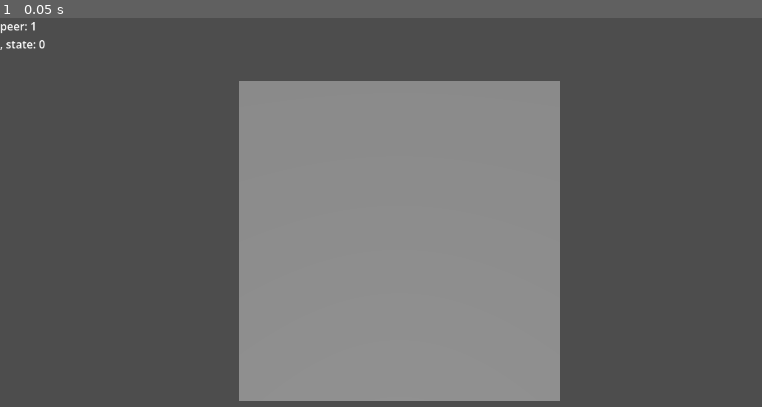
Above: before the commit, frame 1.
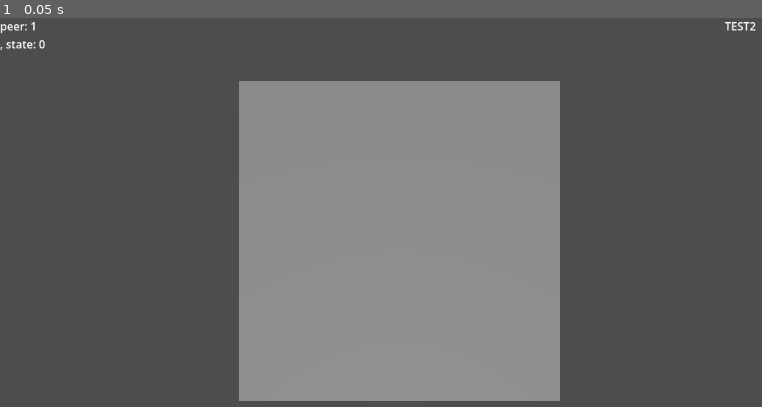
Above: after the commit, the same moment.

Repository: Luke-Joe/tank
Game: Godot game, scene res://scenes/main.tscn
The game is run twice, just before and just after one commit, with the same random seed, the same clock (stepped at 60 frames per second) and the same inputs.
Inputs:
- Up to frame 1 (0.05 s): no input

The runs differ from the first frame. In frame 1, less than 0.1% of the frame differs, in the area x 95-100%, y 1-4%.

Commit message:
score label

Diff:
--- a/scenes/main.tscn
+++ b/scenes/main.tscn
@@ -27,14 +27,23 @@
 [node name="GameManager" type="Node" parent="." unique_id=1607080417]
 script = ExtResource("1_sugp2")
 tank_scene = ExtResource("1_o5qli")
-debug_mode = true
 
 [node name="CanvasLayer" type="CanvasLayer" parent="." unique_id=1178408586]
 
 [node name="DebugLabel" type="Label" parent="CanvasLayer" unique_id=1919344054]
-offset_right = 729.0
-offset_bottom = 550.0
+offset_right = 112.0
+offset_bottom = 68.0
 text = "test"
+
+[node name="ScoreLabel" type="Label" parent="CanvasLayer" unique_id=2044011922]
+anchors_preset = 1
+anchor_left = 1.0
+anchor_right = 1.0
+offset_left = -107.0
+offset_bottom = 35.0
+grow_horizontal = 0
+text = "TEST2"
+metadata/_edit_use_anchors_ = true
 
 [node name="Arena" parent="." unique_id=1584895406 instance=ExtResource("2_jyhfs")]
 
--- a/scripts/gameManager.gd
+++ b/scripts/gameManager.gd
@@ -19,6 +19,7 @@
 @onready var arena_generator = $"../Arena/ArenaGenerator"
 @onready var lobby = $"../Lobby"
 @onready var debug_label = $"../CanvasLayer/DebugLabel"
+@onready var score_label = $"../CanvasLayer/ScoreLabel"
 
 
 func _ready() -> void:
@@ -77,6 +78,7 @@
 
 	_set_state(MatchState.IN_ROUND)
 	_update_debug()
+	_update_scores()
 
 
 func _on_all_players_ready(player_ids: Array[int]) -> void:
@@ -108,6 +110,7 @@
 		end_round()
 
 	_update_debug()
+	_update_scores()
 
 
 func _cleanup_round() -> void:
@@ -137,3 +140,13 @@
 			state,
 		]
 	)
+
+
+func _update_scores() -> void:
+	var lines := []
+
+	for i in active_players.size():
+		var id = active_players[i]
+		lines.append("P%d: %d" % [i + 1, scores.get(id, 0)])
+
+	score_label.text = "\n".join(lines)
